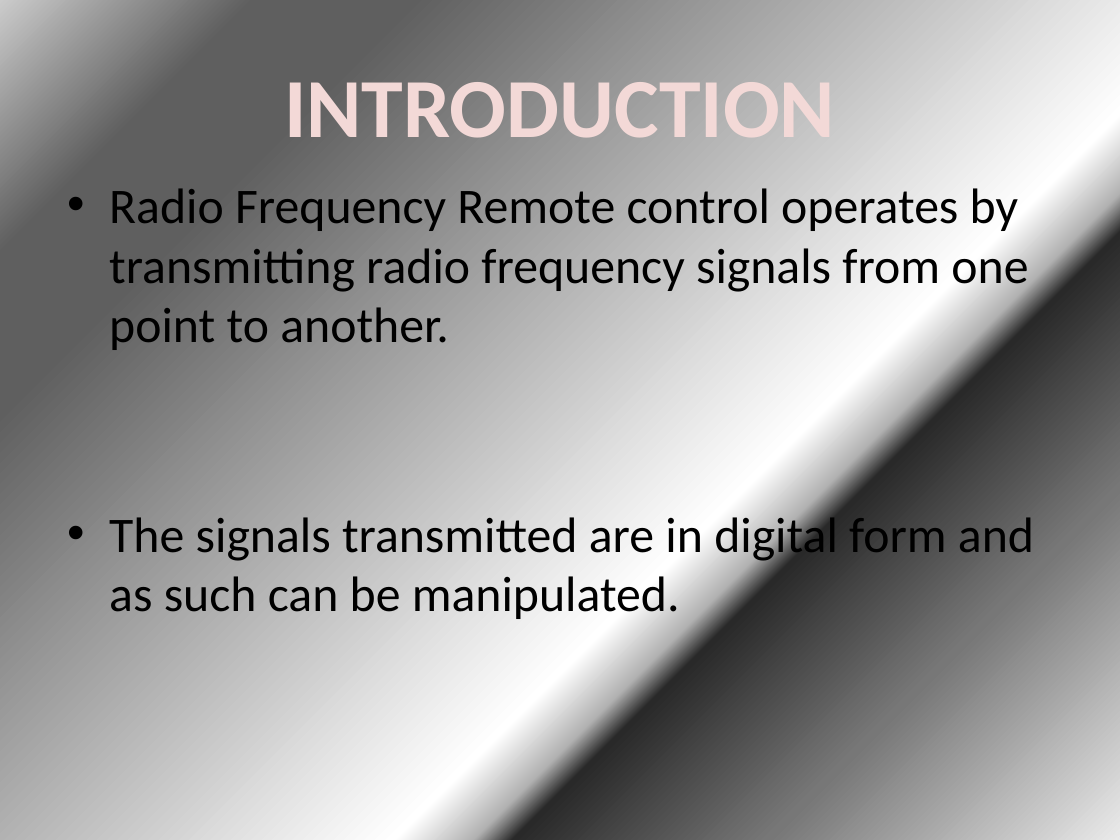
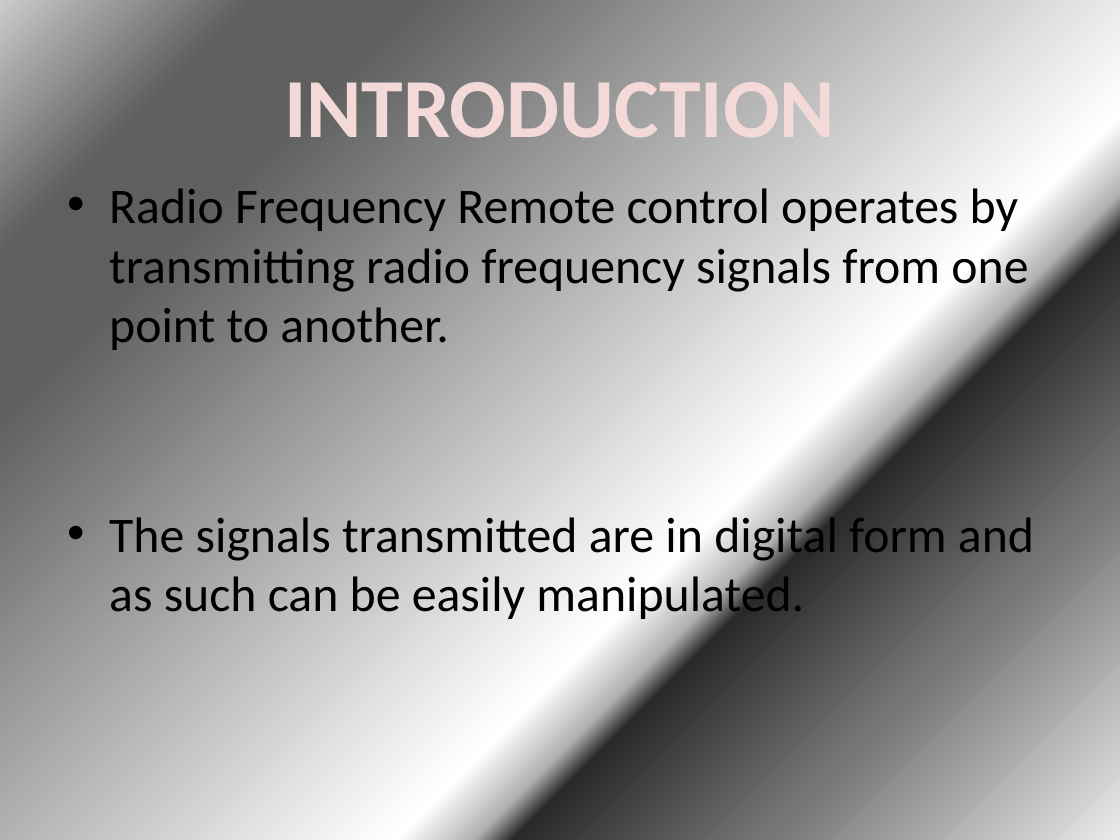
Before and after one commit to franko4don/finalyear, a slide deck: slide 2 of seminar power point.pptx. Drawn at 1120x840 pixels with LibreOffice and Linux fonts; fonts in the diff are those of the drawing. Boxes give left, top, right and bottom in pixels: in the first picture for what was removed or moved away, otherwise in the second. Text is boxed around its words. In the diff, an @@ line names an element or a change of style, - is before the commit and + after.

```diff
--- a/seminar power point.pptx
+++ b/seminar power point.pptx
@@ text at (109,511,1034,623): text changed @@
-• The signals transmitted are in digital form and as such can be manipulated.
+• The signals transmitted are in digital form and as such can be easily manipulated.
```
Also in this commit, not shown: 2 other slides changed, 2 slides added, 6 other files.
